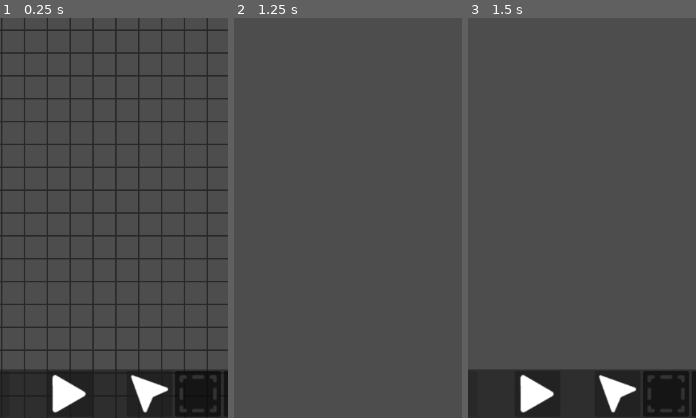
Above: before the commit, frames 1-3 (left to right).
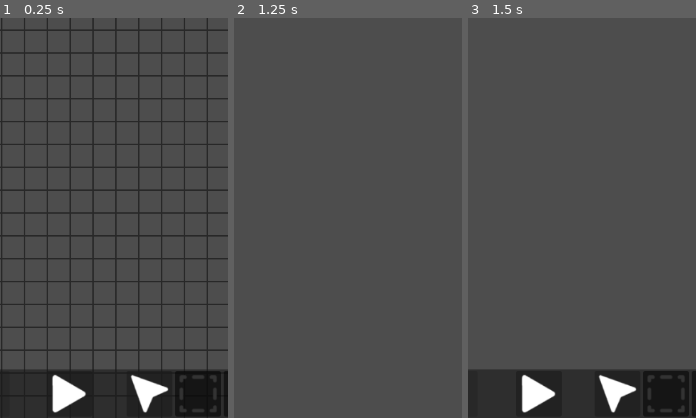
Above: after the commit, the same moments.

Repository: SelfMadeSystem/UniGolf
Game: Godot game, scene res://scenes/BlankEditor.tscn
Same seed, same stepped clock (60 frames per second), same inputs: the game is played once before the commit and once after it. This scene is started directly instead of the project's main scene.
Inputs (mouse positions are % of the whole screen's width and height, from its top left):
- Up to frame 1 (0.25 s): no input
- Up to frame 2 (1.25 s): click (50, 97) at 0.5 s
- Up to frame 3 (1.5 s): click (95, 3) at 1.25 s
The pictures show only the part of the screen within x 35-85%, y 50-100%; the shares and areas given below are measured in that part.

Frames 1-2 are identical in both runs. In frame 3, 0.3% of the frame differs, in the area x 22-39%, y 89-99%.

Commit message:
Fixed another bug

Diff:
--- a/prefabs/editor/node_editor.tscn
+++ b/prefabs/editor/node_editor.tscn
@@ -194,7 +194,7 @@
 grow_horizontal = 2
 grow_vertical = 2
 
-[node name="Left" type="VFlowContainer" parent="UI/Bottom"]
+[node name="Left" type="VFlowContainer" parent="UI/Bottom" groups=["EditorHide"]]
 layout_mode = 1
 anchors_preset = 4
 anchor_top = 0.5
@@ -236,7 +236,7 @@
 icon_alignment = 1
 expand_icon = true
 
-[node name="Center" type="VFlowContainer" parent="UI/Bottom"]
+[node name="Center" type="VFlowContainer" parent="UI/Bottom" groups=["EditorHide"]]
 layout_mode = 1
 anchors_preset = 8
 anchor_left = 0.5
@@ -259,7 +259,7 @@
 icon_alignment = 1
 expand_icon = true
 
-[node name="Right" type="VFlowContainer" parent="UI/Bottom"]
+[node name="Right" type="VFlowContainer" parent="UI/Bottom" groups=["EditorHide"]]
 layout_mode = 1
 anchors_preset = 6
 anchor_left = 1.0
Not shown: 2 places in prefabs/nodes/slope.tscn that only renumber resources
